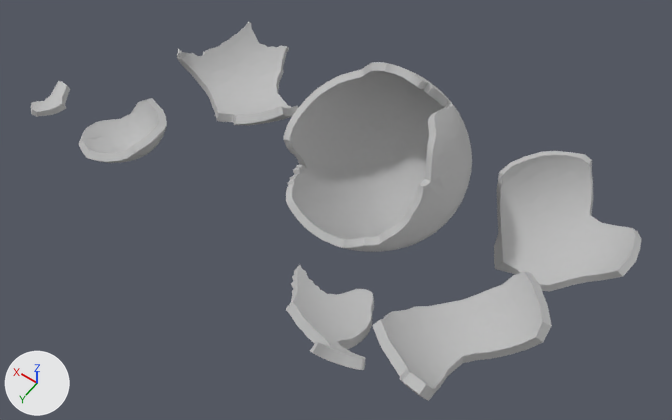
The FBX model Assets/3D_Artist/Models/SM_Egg_shells.fbx: old version first, new version second.
Both versions are drawn from a 50 mm lens placed at (-1.57, 3.15, 5.17), pointed at (0.65, 0.04, 0.29). The axes (+X, +Y, +Z) are drawn at lower left. The lights are the same throughout. Where no turn or scale is listed for an object, it has been applied to the vertices.

The scene before the commit, as lines of its bpy script (objects in view):
```python
me_mesh = bpy.data.meshes.new('Mesh')
me_mesh.from_pydata(...)  # 2140 vertices, 3998 faces; spans x -1.16..1.16, y -1.11..1.11, z 0.04..1.15
me_mesh.materials.append(mat_m_egg_shells)  # grey #bcbcbc
me_mesh_001 = bpy.data.meshes.new('Mesh.001')
me_mesh_001.from_pydata(...)  # 558 vertices, 978 faces; spans x -0.91..0.91, y -0.88..0.88, z -0.22..0.22
me_mesh_001.materials.append(mat_m_egg_shells)  # grey #bcbcbc
ob_sm_egg_shells_01 = bpy.data.objects.new('SM_Egg_shells_01', me_mesh)
ob_sm_egg_shells_01.location = (0.0, 0.0, 0.0)
ob_sm_eggs_shells_02 = bpy.data.objects.new('SM_Eggs_shells_02', me_mesh_001)
ob_sm_eggs_shells_02.location = (2.245, -0.218, 0.277)
```
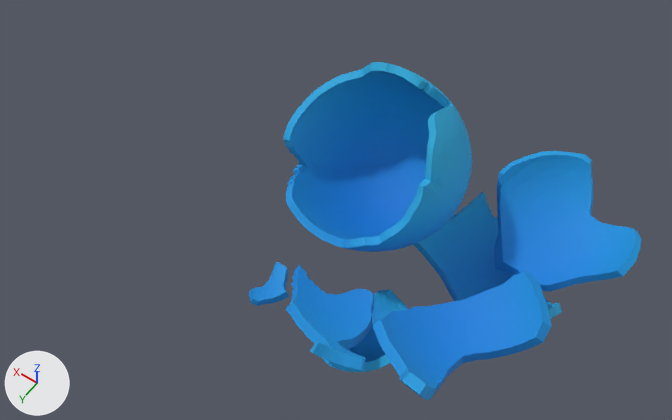
Boxes [x1, y1, x2, y2] around the edits, measured in the pictures (672 x 420 px):
```json
{"object": "SM_Egg_shells_01", "change": "recoloured, surface changed", "before": [284, 62, 641, 401], "after": [284, 62, 641, 401], "on screen": "grey to blue"}
{"object": "SM_Eggs_shells_02", "change": "recoloured, surface changed, moved", "before": [31, 22, 298, 163], "after": [249, 192, 562, 372]}
```

Edits to the scene script, one JSON object a line:
```json
{"op": "add", "block": "img_color_pallete_psd", "code": ["img_color_pallete_psd = load_image('Color_pallete.psd', '../Textures/Color_pallete.png', 2048, 2048, 'sRGB')"]}
{"op": "add", "block": "mat_color_pallete", "code": ["mat_color_pallete = principled_material('Color_pallete')", "mat_color_pallete.texture = img_color_pallete_psd", "mat_color_pallete.roughness = 0.749"]}
{"block": "me_mesh_001", "where": "me_mesh_001.from_pydata(...)  # 558 vertices, 978 faces; spans x -0.91..0.91, y -0.88..0.88, z -0.22..0.22"}
{"block": "me_mesh_001", "where": "# used by ob_sm_eggs_shells_02; location = (2.245, -0.218, 0.277)"}
{"op": "remove", "block": "me_mesh_001", "code": "me_mesh_001.materials.append(mat_m_egg_shells)  # grey #bcbcbc"}
{"block": "me_mesh_001", "change": "me_mesh_001 part 2: texture (UV) coordinates changed"}
{"op": "add", "block": "me_mesh_001", "code": "me_mesh_001.materials.append(mat_color_pallete)  # picture img_color_pallete_psd"}
{"block": "me_mesh", "where": "me_mesh.from_pydata(...)  # 2140 vertices, 3998 faces; spans x -1.16..1.16, y -1.11..1.11, z 0.04..1.15"}
{"block": "me_mesh", "where": "# used by ob_sm_egg_shells_01; location = (0.0, 0.0, 0.0)"}
{"op": "remove", "block": "me_mesh", "code": "me_mesh.materials.append(mat_m_egg_shells)  # grey #bcbcbc"}
{"block": "me_mesh", "change": "me_mesh part 1: texture (UV) coordinates changed"}
{"op": "add", "block": "me_mesh", "code": "me_mesh.materials.append(mat_color_pallete)  # picture img_color_pallete_psd"}
{"op": "set", "path": "ob_sm_eggs_shells_02.location", "old": "(2.245, -0.218, 0.277)", "new": "(0.0, 0.0, 0.0)"}
```
